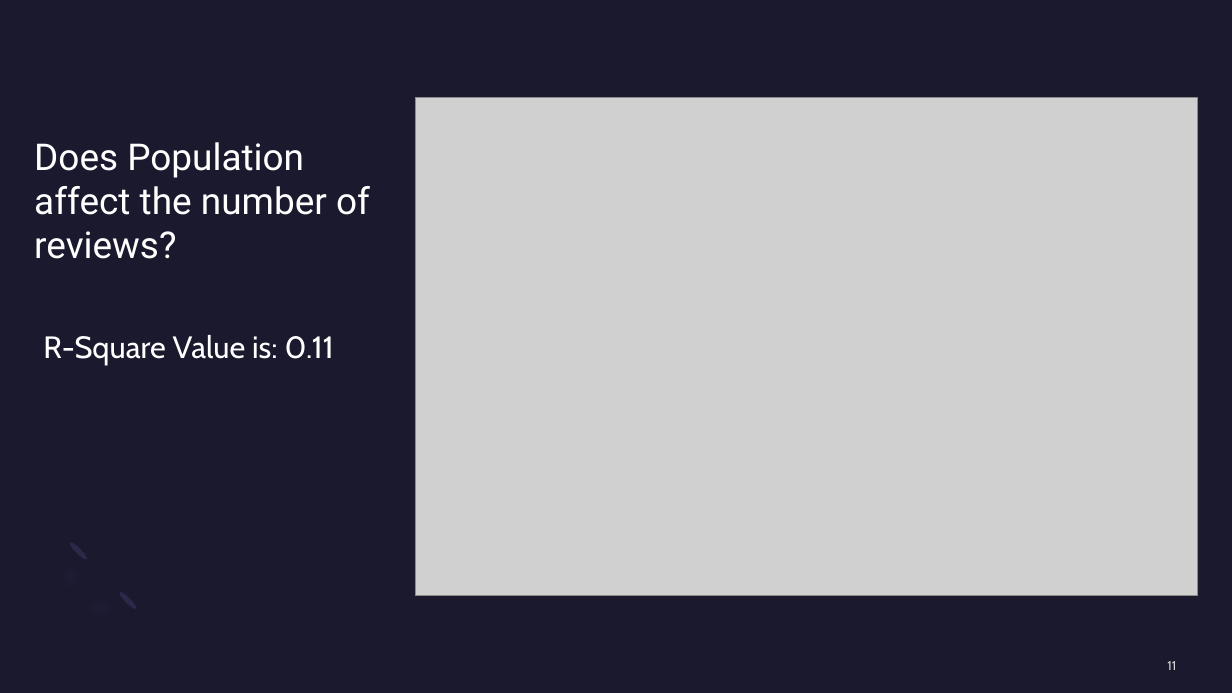
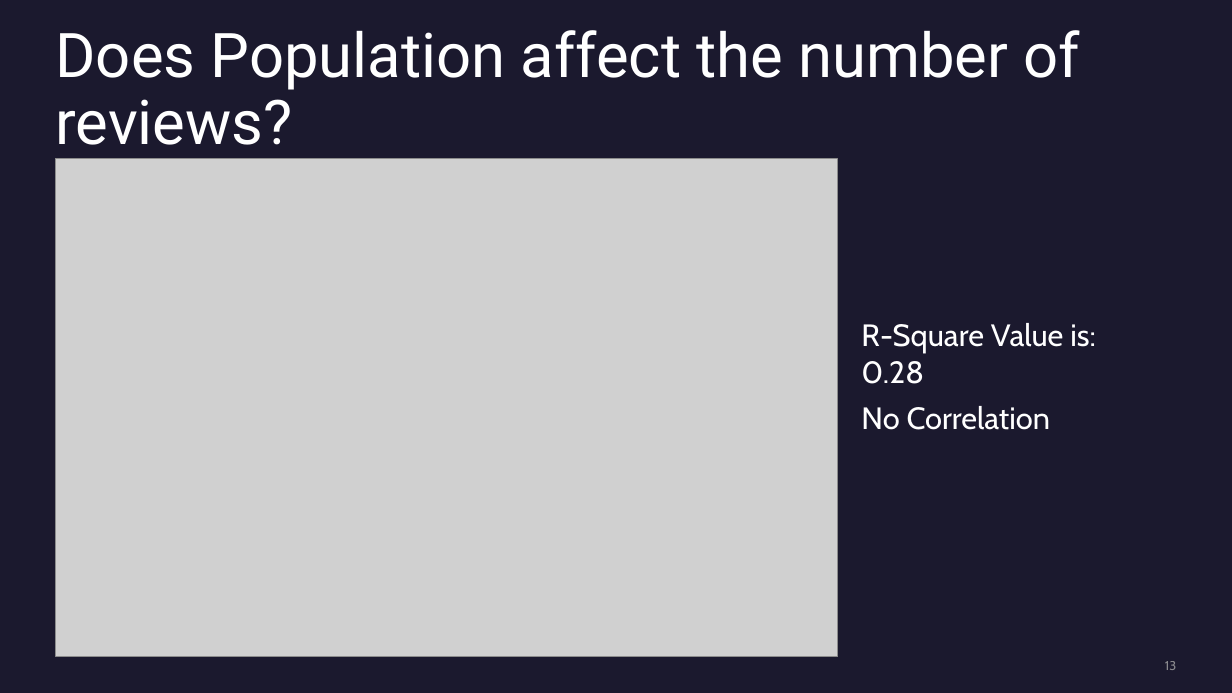
Before and after one commit to mward95/Restaurant_API, a slide deck: slide 13 of Sanjay Dabra/Presentation1.pptx (slide 11 before the commit). Drawn at 1232x693 pixels with LibreOffice and Linux fonts; fonts in the diff are those of the drawing; grey boxes stand for pictures. Boxes give left, top, right and bottom in pixels: in the first picture for what was removed or moved away, otherwise in the second. Text is boxed around its words. In the diff, an @@ line names an element or a change of style, - is before the commit and + after.

```diff
--- a/Sanjay Dabra/Presentation1.pptx
+++ b/Sanjay Dabra/Presentation1.pptx
@@ title "Does Population affect the number ...": place and size @@
-title "Does Population affect the number ..." at (34, 142, 370, 259)
+title "Does Population affect the number ..." at (56, 30, 1080, 159)
@@ title "Does Population affect the number ..." at (56, 30, 1080, 159): size 28.8 to 48 pt; line spacing 1 to 0.9; vertical alignment bottom to top @@
@@ picture: place and size @@
-picture at (416, 98, 1199, 596)
+picture at (55, 159, 838, 657)
@@ text at (861, 323, 1096, 384): text changed @@
-R-Square Value is: 0.11
+R-Square Value is: 0.28
@@ text added at (861, 406, 1050, 430), 24 pt, text #FFFFFF @@
+No Correlation
@@ ellipse removed at (68, 540, 89, 561) @@
@@ ellipse removed at (117, 590, 138, 611) @@
@@ page number at (1165, 661, 1177, 670): text changed; text colour #FFFFFF at 80% opacity to #A6A6A6 at 80% opacity @@
-11
+13
```
Also in this commit, not shown: 6 other slides changed, 4 slides added, 3 slides removed.
